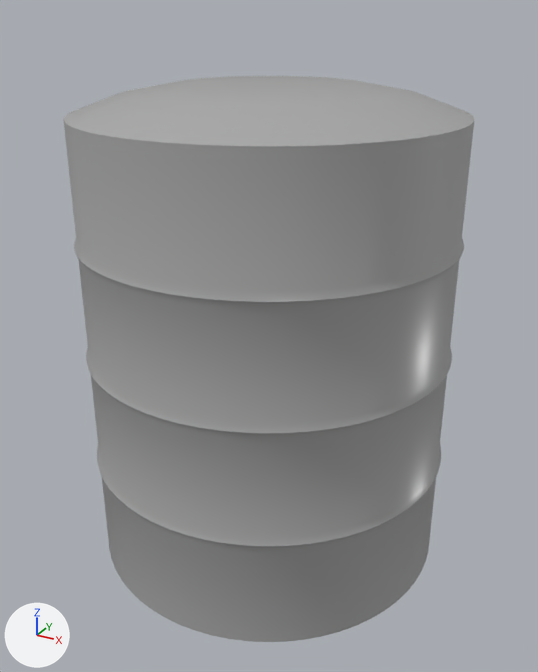
Two versions of the Blender file data/Assets/Meshes/Parts/Cistern.blend, one commit apart.
The view is the same before and after, from a 50 mm camera at (15.0, -27.2, 23.8) aimed at (0.2, -0.4, 10.4). The axes (+X, +Y, +Z) are drawn at lower left. The lights are the same throughout.
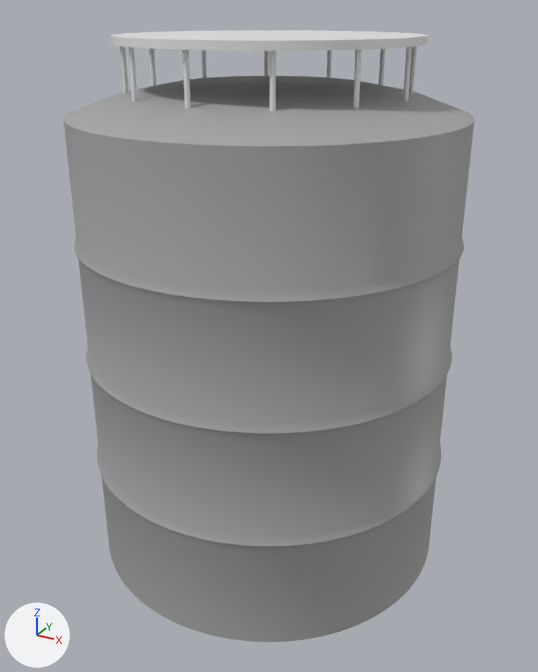
Location of each change, [x1, y1, x2, y2] in pixels of the pictures (538 x 672 px):
'Cylinder', surface changed: [121, 76, 460, 504] in both
'Cylinder.001', added: after [111, 30, 427, 51]
'Cylinder.002', added: after [120, 46, 417, 111]

What changed in the scene script:
```text
Change mat_mat_cistern:
    mat_mat_cistern.roughness: 0.313 -> 0.482
Add me_cylinder_002:
    me_cylinder_002.from_pydata([(-5.67, 0.1, -1.0), (-5.67, 0.1, 1.0), (-5.59, 0.07, -1.0), (-5.59, 0.07, 1.0), (-5.57, 0.0, -1.0), (-5.57, 0.0, 1.0), (-5.59, -0.07, -1.0), (-5.59, -0.07, 1.0), (-5.67, -0.1, -1.0), (-5.67, -0.1, 1.0), (-5.74, -0.07, -1.0), (-5.74, -0.07, 1.0), (-5.77, 0.0, -1.0), (-5.77, 0.0, 1.0), (-5.74, 0.07, -1.0), (-5.74, 0.07, 1.0)], [], [(0, 1, 3, 2), (2, 3, 5, 4), (4, 5, 7, 6), (6, 7, 9, 8), (8, 9, 11, 10), (10, 11, 13, 12), (12, 13, 15, 14), (14, 15, 1, 0)])
    me_cylinder_002.polygons.foreach_set('use_smooth', [True] * 8)
Add me_cylinder_001:
    me_cylinder_001.from_pydata(...)  # a 32-sided cylinder along z spanning x -6.0..6.0, y -6.0..6.0, z -0.15..0.15
    me_cylinder_001.polygons.foreach_set('use_smooth', [True] * 34)
Add ob_cylinder_002:
    ob_cylinder_002 = bpy.data.objects.new('Cylinder.002', me_cylinder_002)
    ob_cylinder_002.location = (0.0, 0.0, 21.62)
    _m = ob_cylinder_002.modifiers.new('Array', 'ARRAY')
    _m.count = 12
    _m.use_relative_offset = False
    _m.use_object_offset = True
    _m.offset_object = ob_empty
Add ob_empty:
    ob_empty = bpy.data.objects.new('Empty', None)
    ob_empty.location = (0.0, 0.0, 21.62)
    ob_empty.rotation_euler = (0.0, 0.0, -0.524)  # degrees (0, 0, -30)
Add ob_cylinder_001:
    ob_cylinder_001 = bpy.data.objects.new('Cylinder.001', me_cylinder_001)
    ob_cylinder_001.location = (0.0, 0.0, 22.76)
    _m = ob_cylinder_001.modifiers.new('EdgeSplit', 'EDGE_SPLIT')
```
